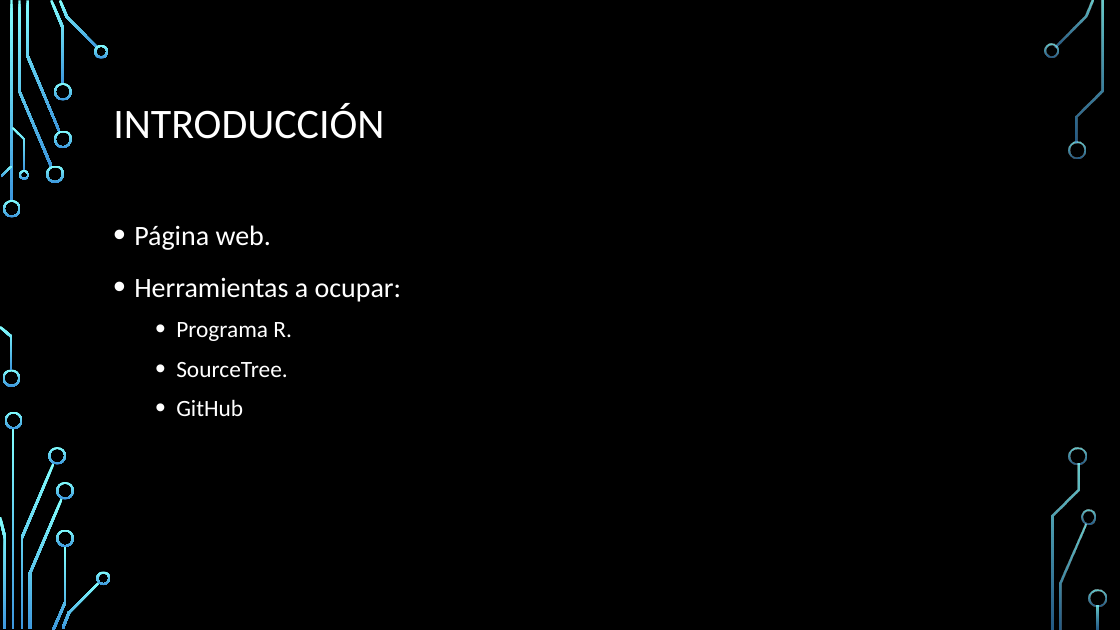
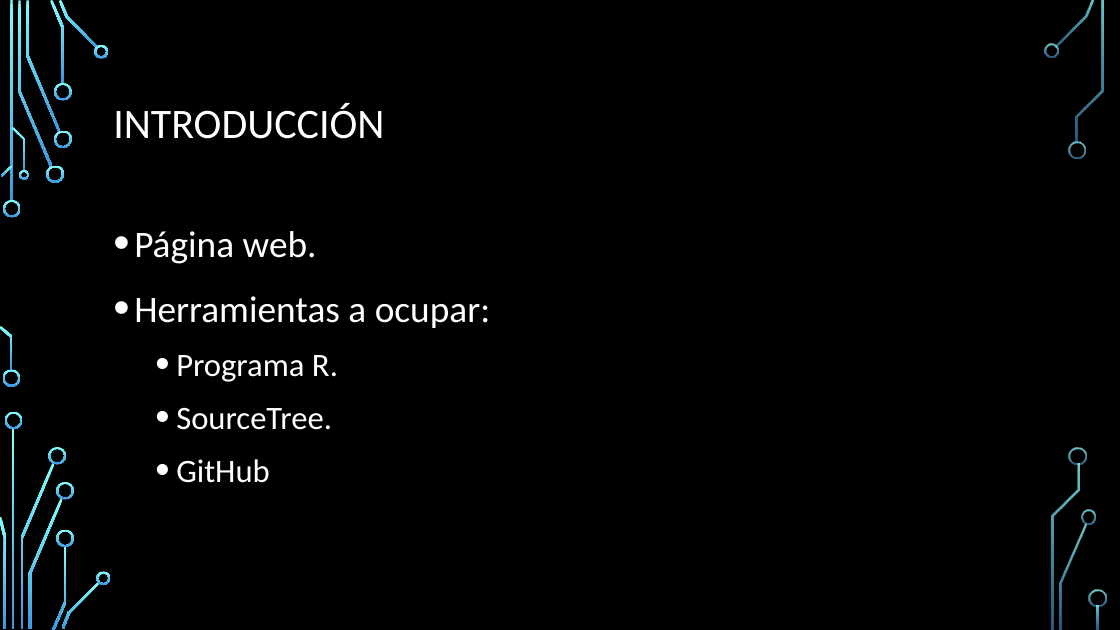
Before and after one commit to bryannegrete/financial-risk, a slide deck: slide 2 of Financial_Risk.pptx. Drawn at 1120x630 pixels with LibreOffice and Linux fonts; fonts in the diff are those of the drawing; background and template pictures are left out. Boxes give left, top, right and bottom in pixels: in the first picture for what was removed or moved away, otherwise in the second. Text is boxed around its words. In the diff, an @@ line names an element or a change of style, - is before the commit and + after.

```diff
--- a/Financial_Risk.pptx
+++ b/Financial_Risk.pptx
@@ text "Página web." at bbox=[134, 231, 491, 483]: size 24 to 32 pt in "Página web.", "Herramientas a ocupar:"; size 20 to 28 pt in "Programa R.", "SourceTree.", "GitHub" @@
```
Also in this commit, not shown: 3 other slides changed, 2 slides added, 12 other files.
